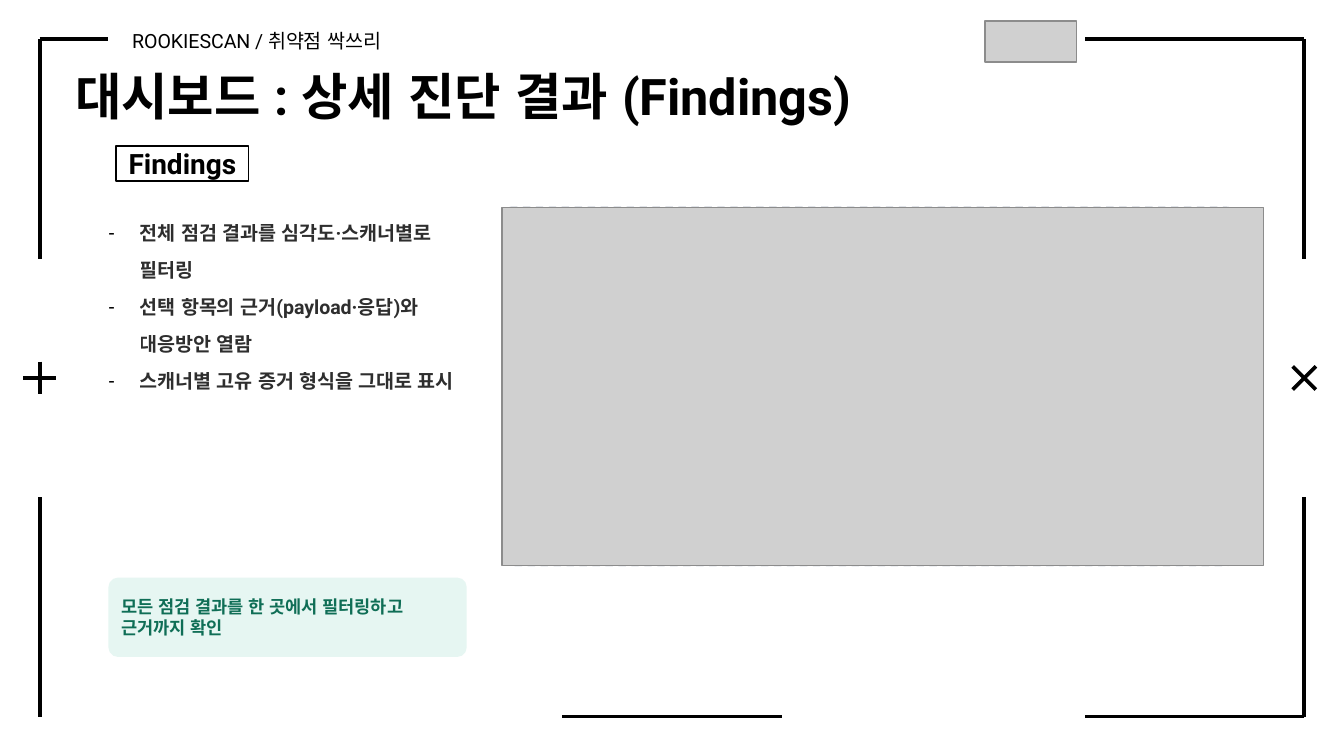
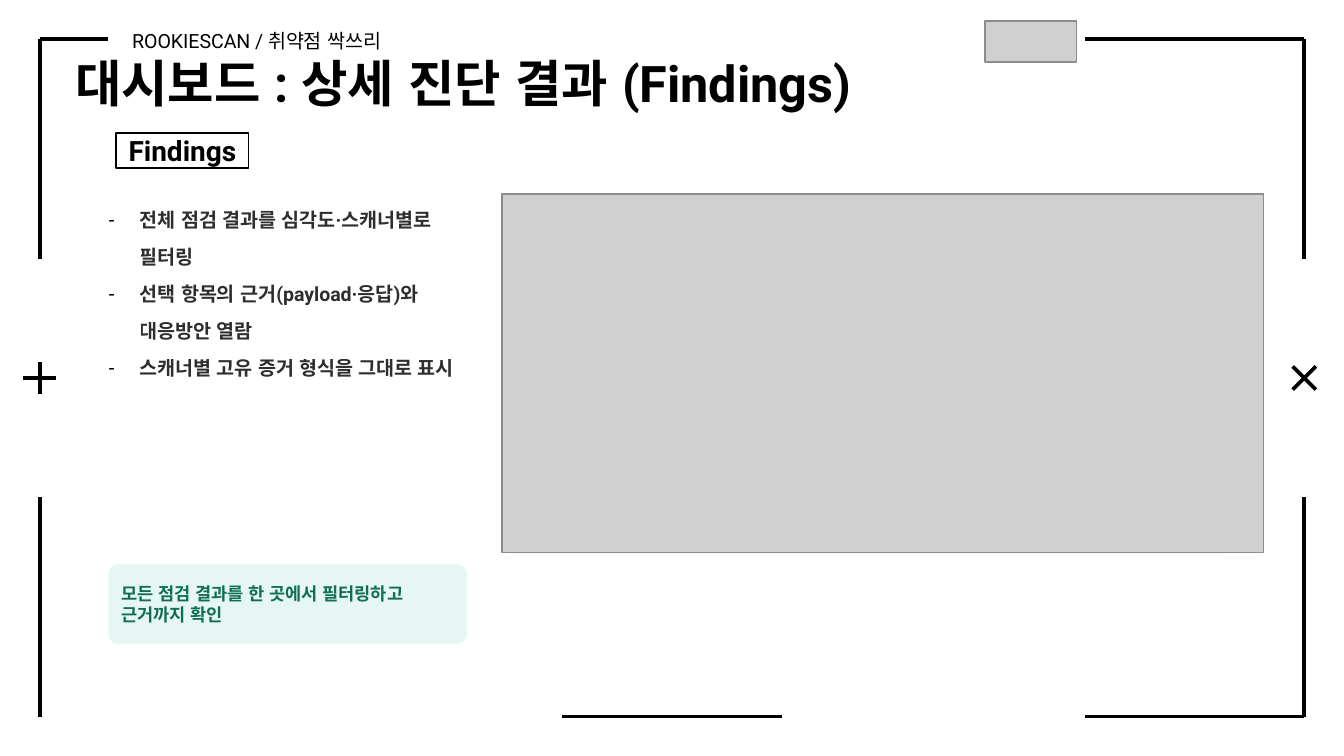
Before and after one commit to Rookies-34-3/Automatic-scanner-tool, a slide deck: slide 33 of 프로젝트 결과보고서_취약점 싹쓰리.pptx (slide 34 before the commit). Drawn at 1344x756 pixels with LibreOffice and Linux fonts; fonts in the diff are those of the drawing; grey boxes stand for pictures. Boxes give left, top, right and bottom in pixels: in the first picture for what was removed or moved away, otherwise in the second. Text is boxed around its words. In the diff, an @@ line names an element or a change of style, - is before the commit and + after.

```diff
--- a/프로젝트 결과보고서_취약점 싹쓰리.pptx
+++ b/프로젝트 결과보고서_취약점 싹쓰리.pptx
@@ 2 texts, 2 rounded rectangles, 1 picture, 1 rectangle moved together from (x1=75, y1=72, x2=1263, y2=657) to (x1=75, y1=59, x2=1263, y2=644) @@
```
Also in this commit, not shown: 15 other slides changed, 1 slide removed.
